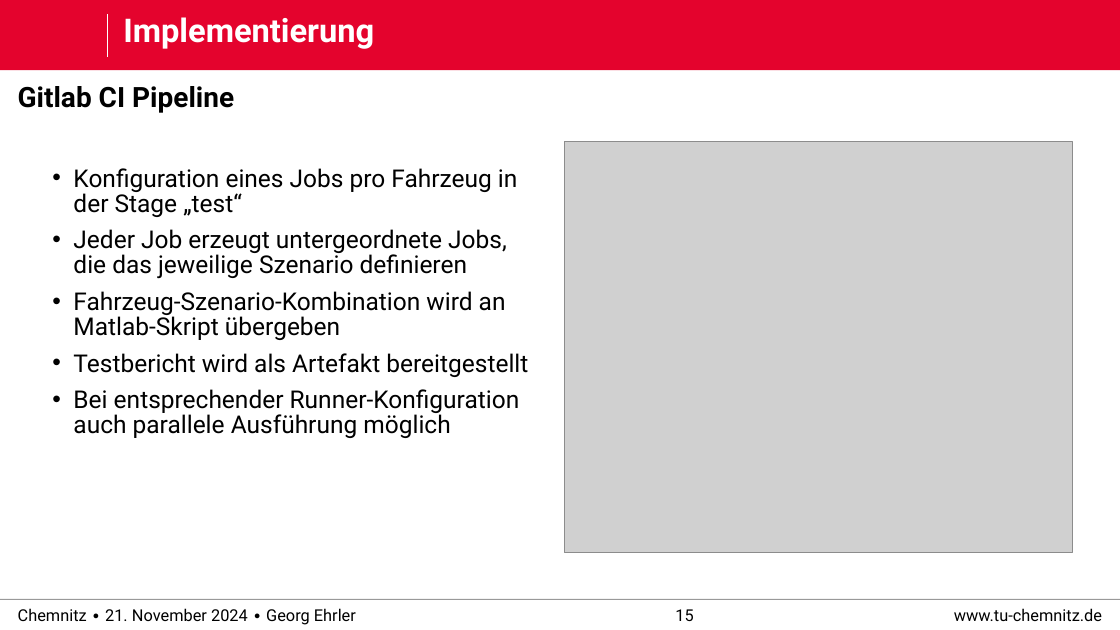
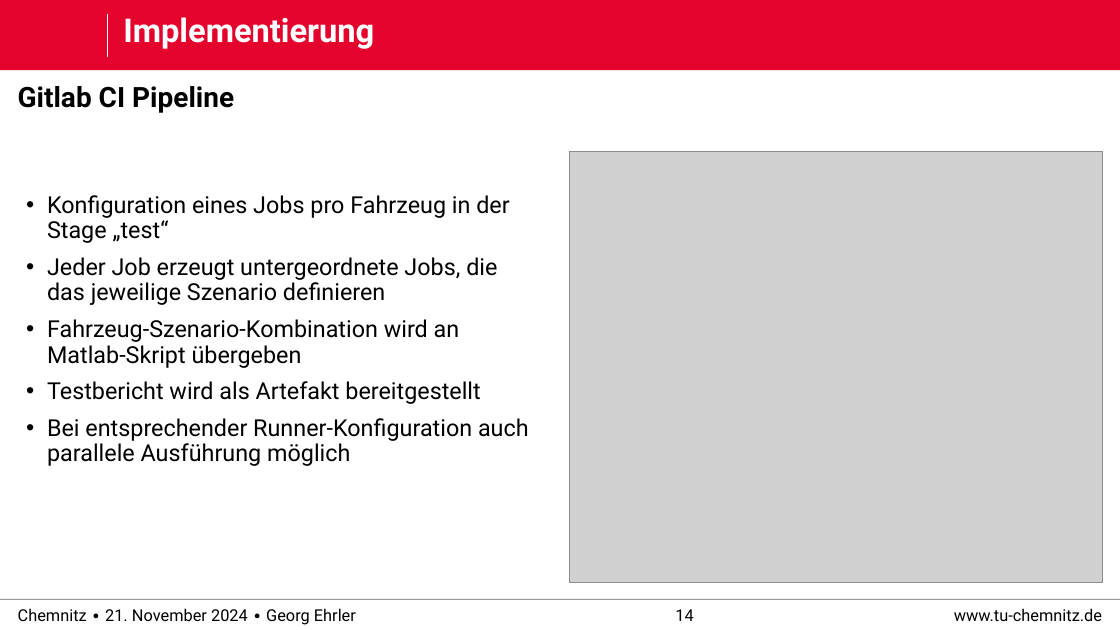
Before and after one commit to derEhrler/ACSDthesis_edited, a slide deck: slide 14 of defense/praktikum_defense.pptx (slide 15 before the commit). Drawn at 1120x630 pixels with LibreOffice and Linux fonts; fonts in the diff are those of the drawing; grey boxes stand for pictures; background and template pictures are left out. Boxes give left, top, right and bottom in pixels: in the first picture for what was removed or moved away, otherwise in the second. Text is boxed around its words. In the diff, an @@ line names an element or a change of style, - is before the commit and + after.

Commit message:
Version: test zu moreno

```diff
--- a/defense/praktikum_defense.pptx
+++ b/defense/praktikum_defense.pptx
@@ picture: place and size @@
-picture at [565, 141, 1072, 553]
+picture at [570, 151, 1102, 583]
@@ text "Konfiguration eines Jobs pro Fahrzeug ...": place and size @@
-text "Konfiguration eines Jobs pro Fahrzeug ..." at [73, 168, 528, 438]
+text "Konfiguration eines Jobs pro Fahrzeug ..." at [47, 195, 529, 466]
@@ text "Konfiguration eines Jobs pro Fahrzeug ..." at [47, 195, 529, 466]: size 21 to 20 pt, bold off; bullet none to •; line spacing 0.85 to 0.9 @@
@@ page number at [675, 609, 693, 621]: text changed @@
-15
+14
```
Also in this commit, not shown: 12 other slides changed, 5 slides added, 5 slides removed, 7 other files.
